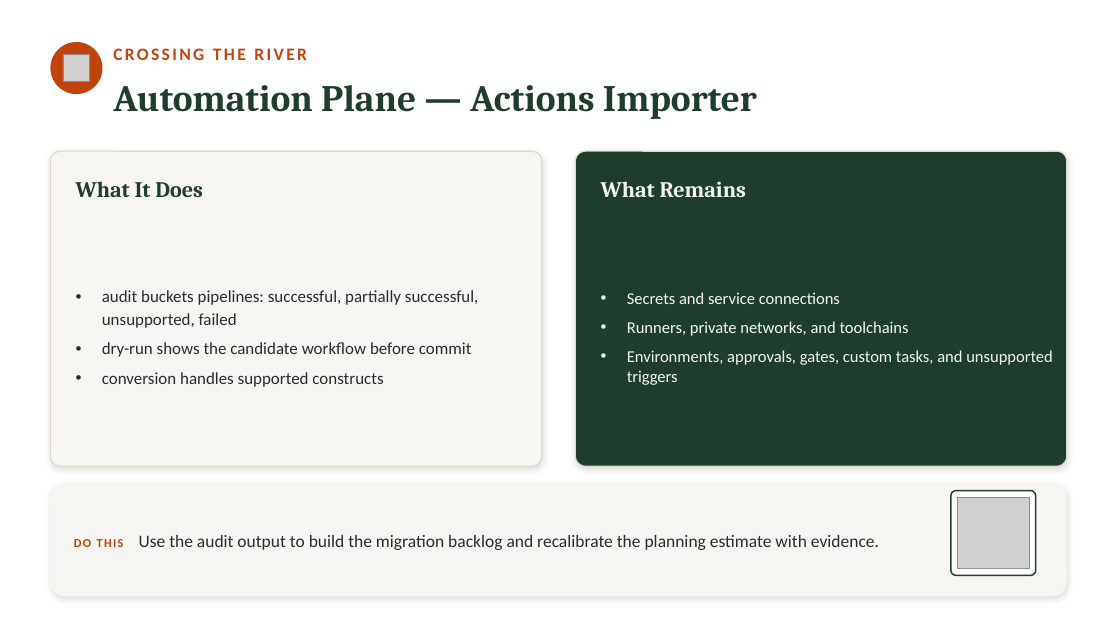
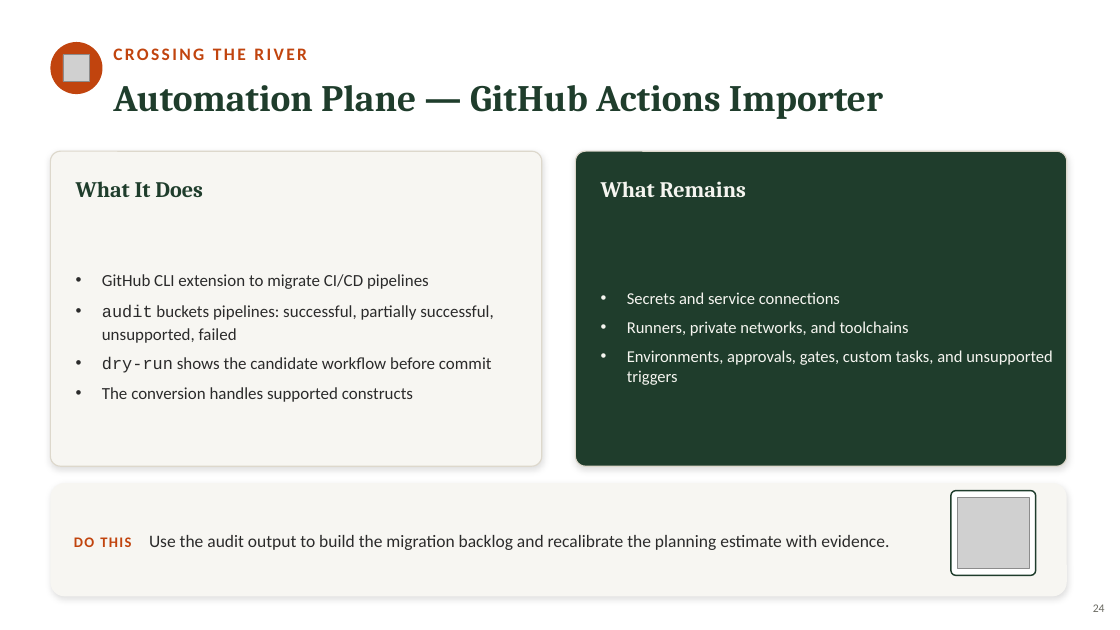
Before and after one commit to neumann1990/Azure_DevOps_To_GitHub, a slide deck: slide 24 of presentation/azure-devops-to-github-the-great-migration-FULL-DECK.pptx (slide 23 before the commit). Drawn at 1120x630 pixels with LibreOffice and Linux fonts; fonts in the diff are those of the drawing; grey boxes stand for pictures. Boxes give left, top, right and bottom in pixels: in the first picture for what was removed or moved away, otherwise in the second. Text is boxed around its words. In the diff, an @@ line names an element or a change of style, - is before the commit and + after.

Commit message:
More styling changes to PP

```diff
--- a/presentation/azure-devops-to-github-the-great-migration-FULL-DECK.pptx
+++ b/presentation/azure-devops-to-github-the-great-migration-FULL-DECK.pptx
@@ text at box(113, 85, 883, 119): text changed @@
-Automation Plane — Actions Importer
+Automation Plane — GitHub Actions Importer
@@ text at box(102, 274, 429, 289): paragraph added @@
+• GitHub CLI extension to migrate CI/CD pipelines
@@ text at box(102, 305, 494, 373): font Calibri to Courier New in "audit", "dry-run" @@
@@ text at box(102, 387, 413, 402): text changed @@
-• conversion handles supported constructs
+• The conversion handles supported constructs
@@ text "DO THIS Use the audit ..." at box(74, 535, 889, 550): size 10.5 to 12.5 pt in "DO THIS" @@
@@ page number added at box(1093, 604, 1105, 612), 10 pt, text #6B6B63 @@
+24
```
Also in this commit, not shown: 50 other slides changed.
